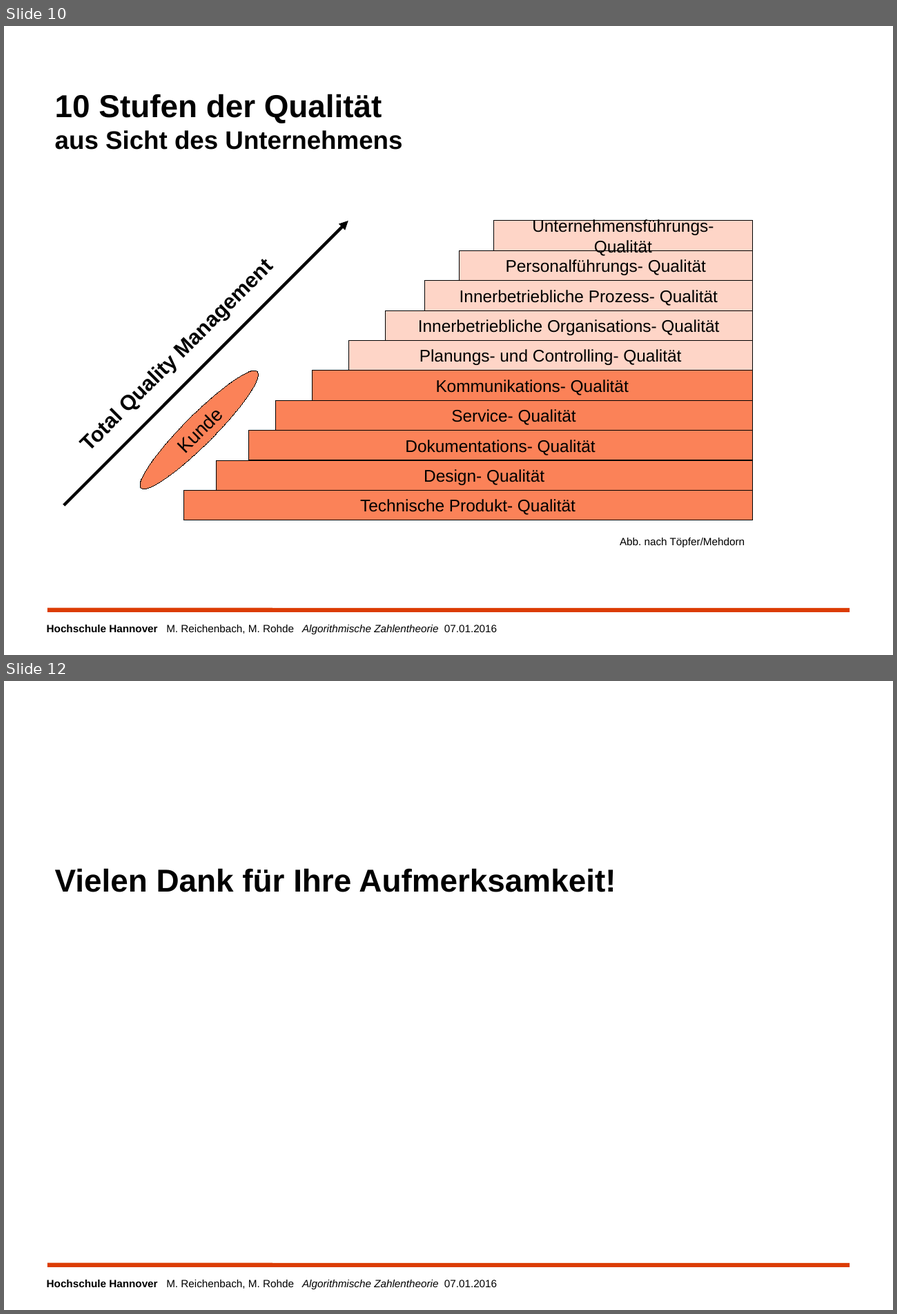
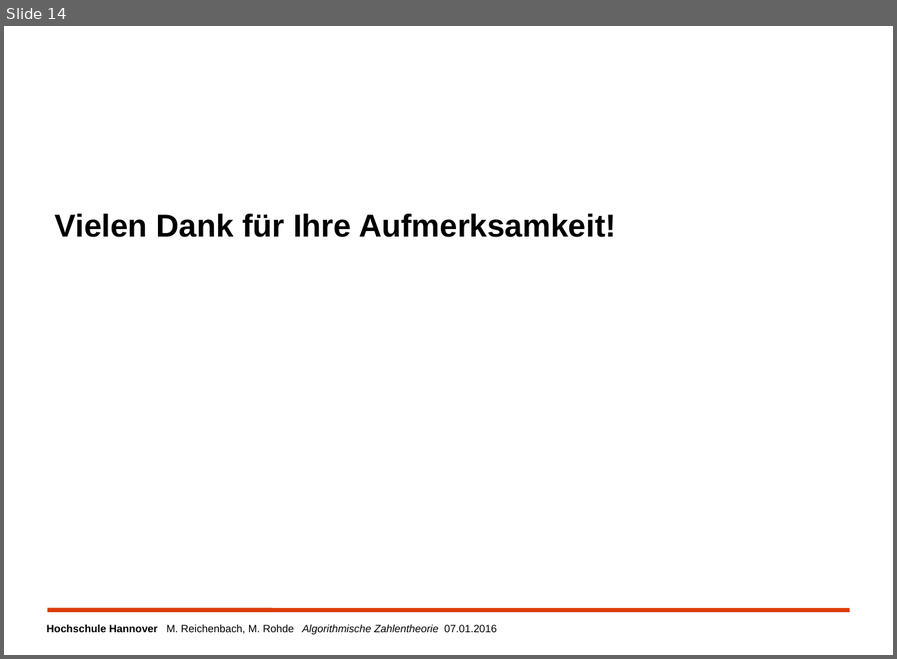
Before and after one commit to MReichenbach/SeminarAK, a slide deck: vortrag/AuKSeminarZahlentheorie.odp. Shown one above the other, each under a label of ours: slides 10 and 12 before the commit, slide 14 after it; the slides between them are not shown. The pictures are 897x1314 and 897x659 pixels, drawn with LibreOffice and Linux fonts; fonts in the diff are those of the drawing; background and template pictures are left out. Boxes give left, top, right and bottom in pixels: in the first picture for what was removed or moved away, otherwise in the second. Text is boxed around its words. In the diff, an @@ line names an element or a change of style, - is before the commit and + after.

```diff
--- a/vortrag/AuKSeminarZahlentheorie.odp
+++ b/vortrag/AuKSeminarZahlentheorie.odp
@@ slide 10 removed at (x1=4, y1=26, x2=893, y2=655), background #FFFFFF; not listed: 2 template elements that a slide beside it also shows @@
@@ title removed at (x1=55, y1=94, x2=402, y2=150) @@
-10 Stufen der Qualität
-aus Sicht des Unternehmens
@@ arrow removed from (64, 505) to (348, 221) @@
@@ rectangle removed at (x1=494, y1=221, x2=752, y2=250) @@
-Unternehmensführungs- Qualität
@@ text removed at (x1=64, y1=238, x2=298, y2=472) @@
-Total Quality Management
@@ rectangle removed at (x1=459, y1=250, x2=752, y2=280) @@
-Personalführungs- Qualität
@@ rectangle removed at (x1=425, y1=281, x2=753, y2=310) @@
-Innerbetriebliche Prozess- Qualität
@@ rectangle removed at (x1=386, y1=310, x2=753, y2=340) @@
-Innerbetriebliche Organisations- Qualität
@@ rectangle removed at (x1=348, y1=340, x2=752, y2=370) @@
-Planungs- und Controlling- Qualität
@@ ellipse removed at (x1=130, y1=361, x2=268, y2=498) @@
-Kunde
@@ rectangle removed at (x1=312, y1=370, x2=752, y2=400) @@
-Kommunikations- Qualität
@@ rectangle removed at (x1=275, y1=400, x2=752, y2=430) @@
-Service- Qualität
@@ rectangle removed at (x1=249, y1=430, x2=753, y2=459) @@
-Dokumentations- Qualität
@@ rectangle removed at (x1=216, y1=460, x2=752, y2=490) @@
-Design- Qualität
@@ rectangle removed at (x1=183, y1=490, x2=752, y2=519) @@
-Technische Produkt- Qualität
@@ text removed at (x1=619, y1=537, x2=745, y2=547) @@
-Abb. nach Töpfer/Mehdorn
@@ what was slide 12 is now slide 14 @@
```
Also in this commit, not shown: 12 slides added, 9 other slides removed.
